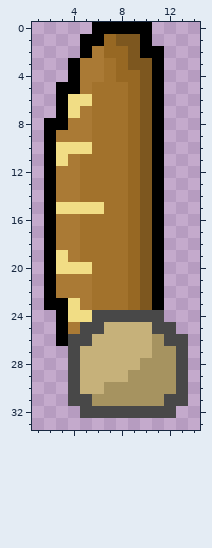
Two versions of one pixel-art sprite, Assets/Sprites/Baguette.png. Above, as it was before the edit.
The file is 16x40 pixels. Shown: x 1..14, y 0..33.
The same view after the edit:
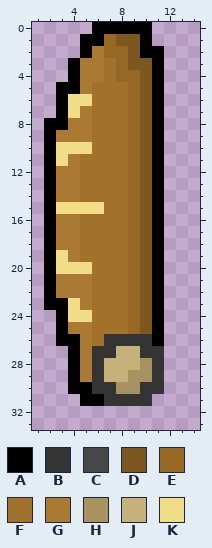
Palette (. is transparent): A #000000  B #343434  C #484848  D #7d571f  E #976823  F #a2722c  G #aa7a35  H #a69360  J #c6b17a  K #f1dd85
Change:
@@ x 1..14 @@
 23 .AAKGFFFEDA...
-24 ..AKKCCCCCC...
-25 ..AGCCJJJJCC..
-26 ..ACCJJJJJHCC.
-27 ...CJJJJJJHHC.
-28 ...CJJJJJHHHC.
-29 ...CJJJJHHHHC.
-30 ...CJJHHHHHHC.
-31 ...CCHHHHHHCC.
-32 ....CCCCCCCC..
+24 ..AKKFFFEDA...
+25 ..AGGFFFEDA...
+26 ..AAGFBBBBA...
+27 ...AGBBJJBB...
+28 ...AGBJJJHB...
+29 ...AGBJJHHB...
+30 ...AABBHHBB...
+31 ....AABBBB....
+32 ..............
 33 ..............
